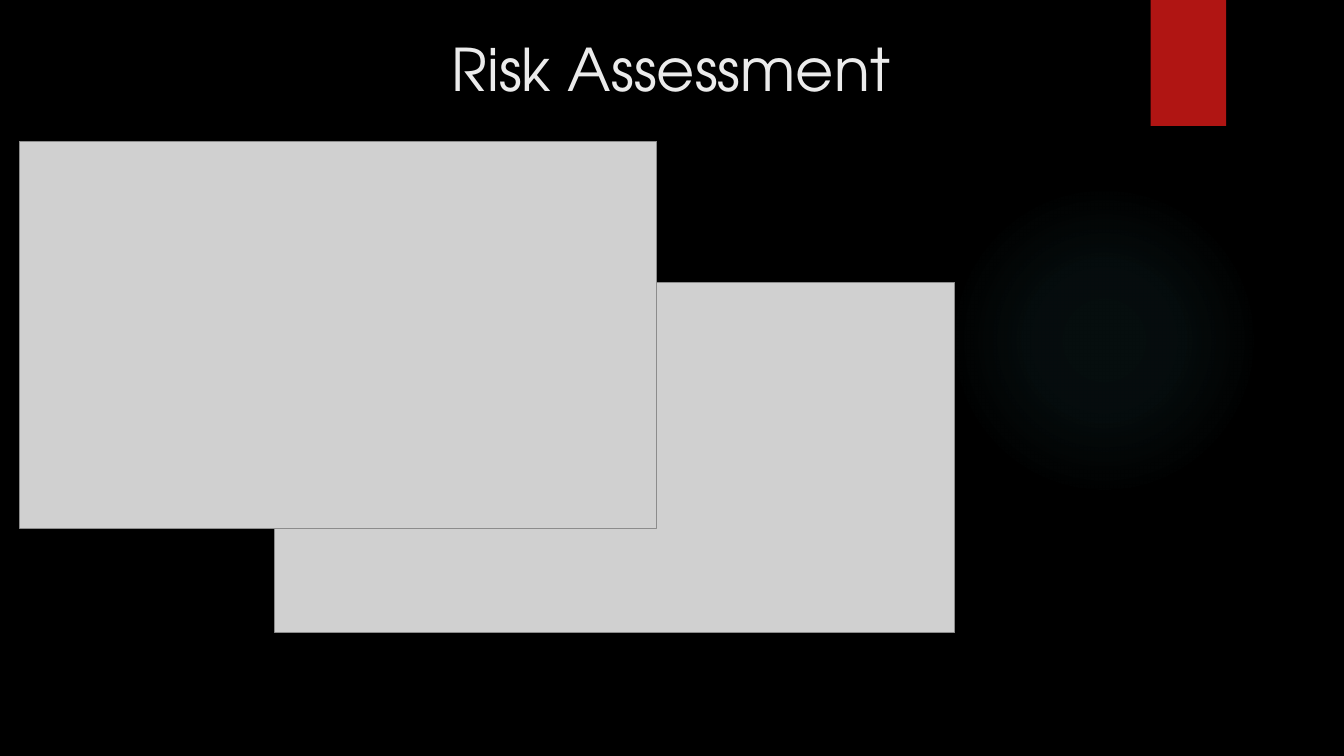
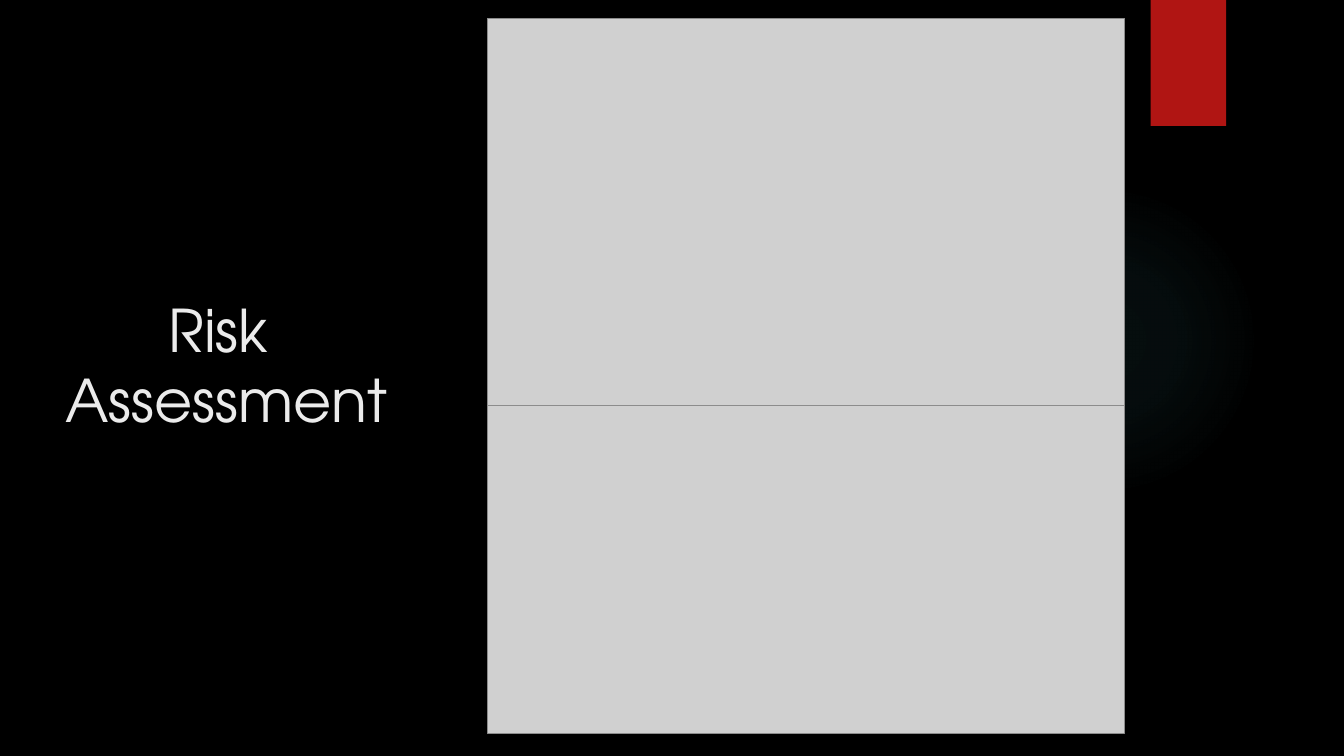
Before and after one commit to Toseef-Github/IMS-22EnableMay2, a slide deck: slide 4 of IMS Presentation.pptx. Drawn at 1344x756 pixels with LibreOffice and Linux fonts; fonts in the diff are those of the drawing; grey boxes stand for pictures; background and template pictures are left out. Boxes give left, top, right and bottom in pixels: in the first picture for what was removed or moved away, otherwise in the second. Text is boxed around its words. In the diff, an @@ line names an element or a change of style, - is before the commit and + after.

```diff
--- a/IMS Presentation.pptx
+++ b/IMS Presentation.pptx
@@ picture: place and size @@
-picture at (19,141,656,528)
+picture at (488,18,1125,405)
@@ title "Risk Assessment" rewrapped from (452,47,890,92) to (65,308,387,423) @@
@@ picture: place and size @@
-picture at (274,282,955,632)
+picture at (488,405,1125,733)
```
Also in this commit, not shown: 8 other slides changed.
